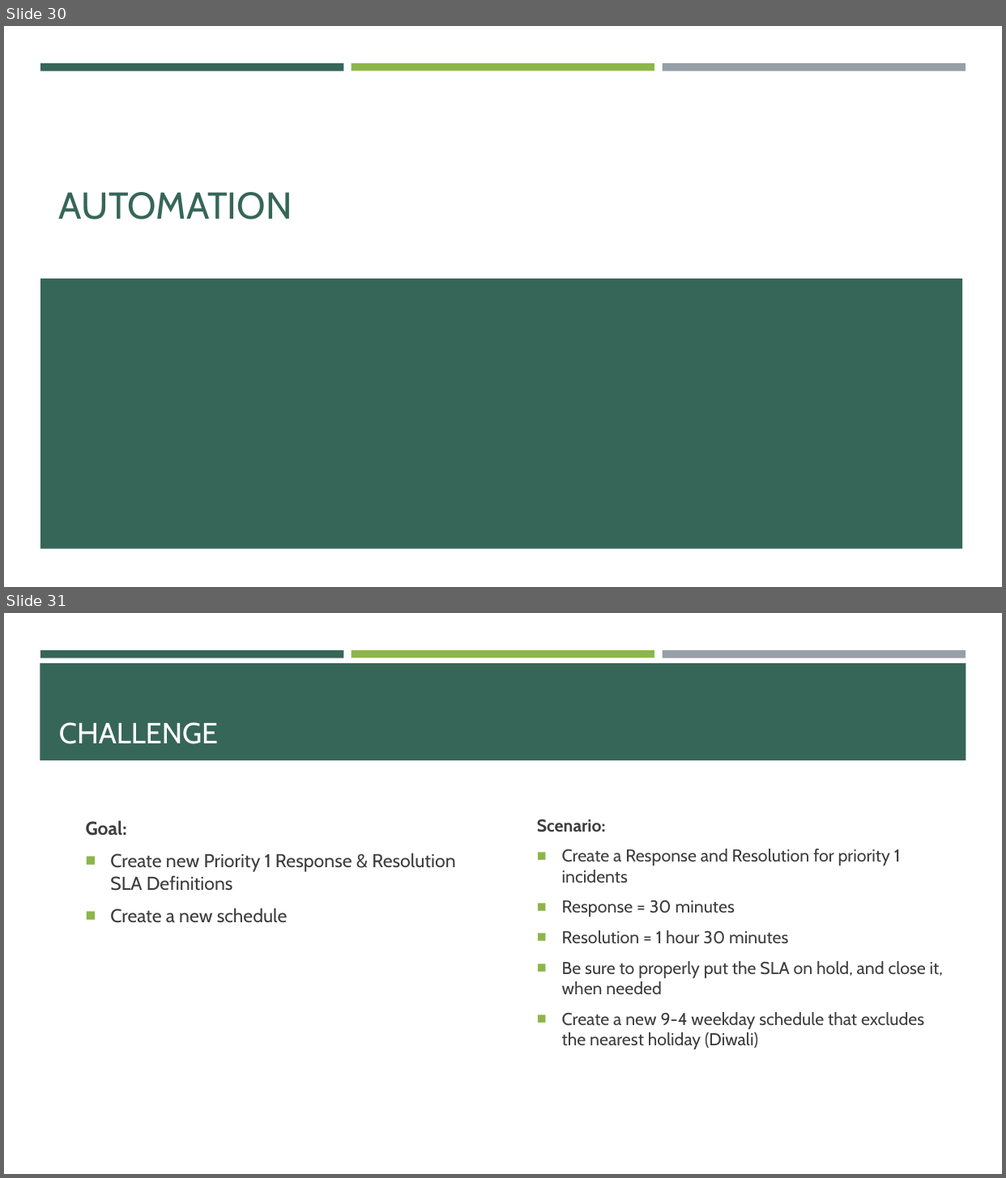
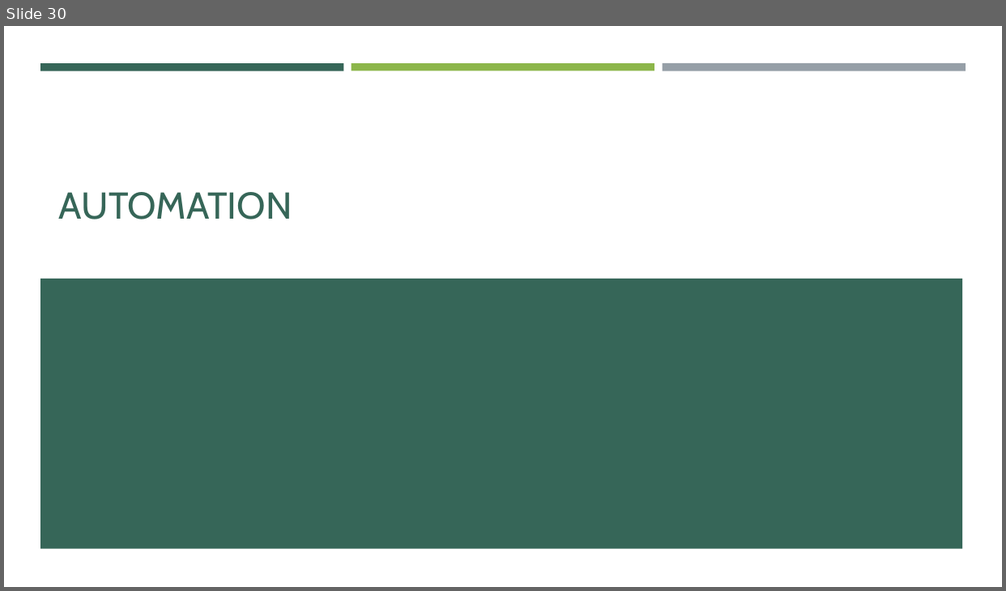
Before and after one commit to e-m-wilson/SNOW, a slide deck: Week_5/Self_Service_&_Automation.pptx. Shown one above the other, each under a label of ours: slides 30 and 31 before the commit, slide 30 after it. The pictures are 1006x1178 and 1006x591 pixels, drawn with LibreOffice and Linux fonts; fonts in the diff are those of the drawing. Boxes give left, top, right and bottom in pixels: in the first picture for what was removed or moved away, otherwise in the second. Text is boxed around its words. In the diff, an @@ line names an element or a change of style, - is before the commit and + after.

```diff
--- a/Week_5/Self_Service_&_Automation.pptx
+++ b/Week_5/Self_Service_&_Automation.pptx
@@ slide 31 removed at [4, 613, 1002, 1174], background #FFFFFF; not listed: 3 template elements that a slide beside it also shows @@
@@ rectangle removed at [40, 663, 966, 760] @@
@@ title removed at [59, 722, 218, 744] @@
-CHALLENGE
@@ text removed at [86, 820, 455, 923] @@
-Goal:
-■ Create new Priority 1 Response & Resolution SLA Definitions
-■ Create a new schedule
@@ text removed at [537, 820, 943, 1050] @@
-Scenario:
-■ Create a Response and Resolution for priority 1 incidents
-■ Response = 30 minutes
-■ Resolution = 1 hour 30 minutes
-■ Be sure to properly put the SLA on hold, and close it, when needed
-■ Create a new 9-4 weekday schedule that excludes the nearest holiday (Diwali)
```
Also in this commit, not shown: 1 slide changed, 12 slides added.
